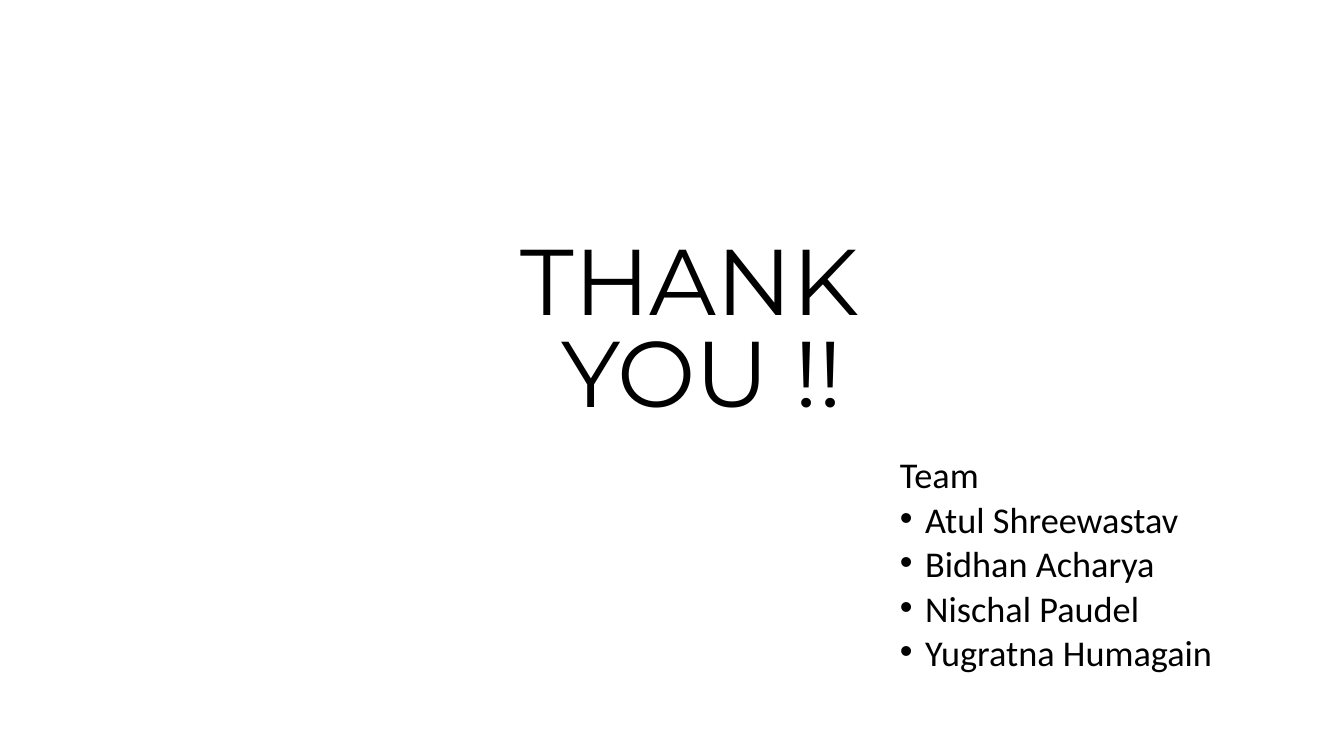
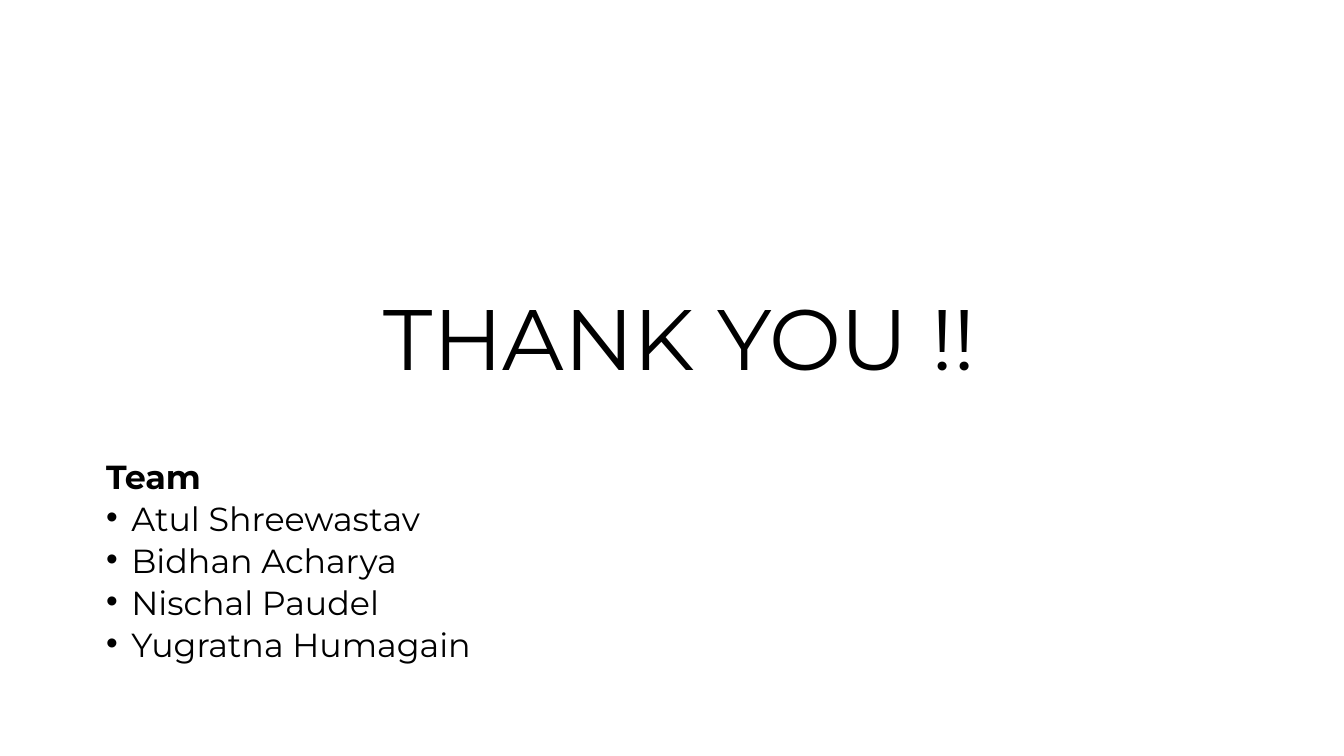
Before and after one commit to AtuLxCE/formula-encyclopaedia, a slide deck: slide 19 of Documentation/Formula Encylopedia 2.0 .pptx (slide 13 before the commit). Drawn at 1344x756 pixels with LibreOffice and Linux fonts; fonts in the diff are those of the drawing. Boxes give left, top, right and bottom in pixels: in the first picture for what was removed or moved away, otherwise in the second. Text is boxed around its words. In the diff, an @@ line names an element or a change of style, - is before the commit and + after.

```diff
--- a/Documentation/Formula Encylopedia 2.0 .pptx
+++ b/Documentation/Formula Encylopedia 2.0 .pptx
@@ text at box(384, 309, 909, 371): text changed; size 66.6 to 61.2 pt @@
-THANK
-YOU !!
+THANK YOU !!
@@ text "Team": place and size @@
-text "Team" at box(900, 464, 1212, 673)
+text "Team" at box(106, 465, 470, 664)
@@ text "Team" at box(106, 465, 470, 664): size 25.9 to 23.8 pt, font Calibri to Montserrat; bold on in "Team" @@
```
Also in this commit, not shown: 7 other slides changed, 6 slides added.
